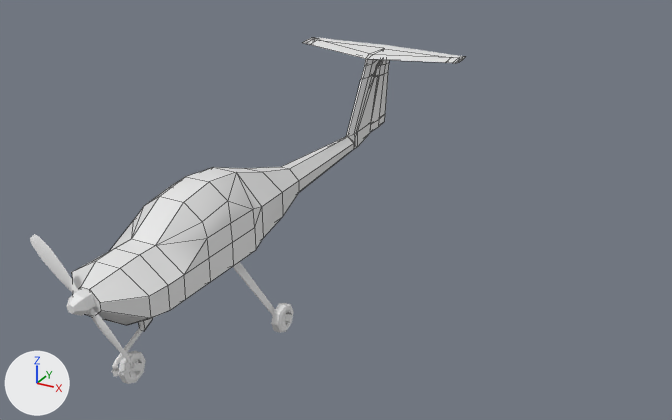
The Blender file resources/trainer/outside.blend as it was, and as the next commit left it.
Rendered twice from a camera (50 mm lens) standing at (6.22, -5.83, 4.63) and looking at (1.2, 3.31, 0.06). Lighting does not change. The marker at lower left points along +X, +Y and +Z. Mesh edges are drawn as thin lines on the coarser meshes.

The scene before the commit, as lines of its bpy script (objects in view):
```python
me_cube_006 = bpy.data.meshes.new('Cube.006')
me_cube_006.from_pydata(...)  # 182 vertices, 196 faces; spans x -7.8..7.8, y -2.2..39.1, z -3.7..6.3
me_cube_006.polygons.foreach_set('use_smooth', [True] * 196)
me_cylinder = bpy.data.meshes.new('Cylinder')
me_cylinder.from_pydata(...)  # 56 vertices, 62 faces; spans x -0.047..0.047, y -0.181..0.181, z -0.181..0.181
me_cylinder.polygons.foreach_set('use_smooth', [True] * 62)
me_cylinder_003 = bpy.data.meshes.new('Cylinder.003')
me_cylinder_003.from_pydata(...)  # 62 vertices, 60 faces; spans x -0.84..0.84, y -0.11..0.13, z -0.13..0.13
me_cylinder_003.polygons.foreach_set('use_smooth', [True] * 60)
ob_fuselage = bpy.data.objects.new('fuselage', me_cube_006)
ob_fuselage.location = (0.004, 0.593, 0.09)
ob_fuselage.scale = (0.168, 0.168, 0.168)
ob_prop = bpy.data.objects.new('prop', me_cylinder_003)
ob_prop.location = (0.0, 0.111, 0.0)
ob_prop.rotation_euler = (0.0, 0.785, 0.0)  # degrees (0, 45, 0)
ob_wheel_front = bpy.data.objects.new('wheel-front', me_cylinder)
ob_wheel_front.location = (0.08, 0.701, -1.056)
# also in view: 'rudder' at (0.0, 6.91, 0.44)
```
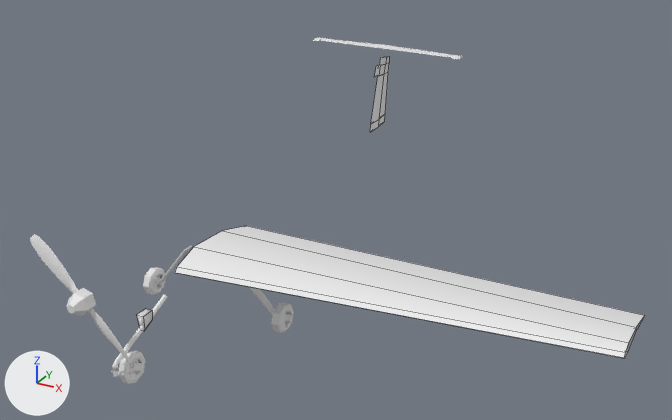
Commit message: [res] (trainer) rough wing shape

Boxes (x1, y1, x2, y2) around the edits, measured in the pictures (672 x 420 px):
'fuselage', hidden
    before: (72, 38, 465, 325)
'Circle', added
    after: (175, 226, 645, 358)

The change, as a list of edits to the scene's bpy script:
```text
Add me_circle_001:
    me_circle_001.from_pydata([(0.17, 2.8, 0.0), (-0.17, 1.51, 0.0), (-0.24, 0.09, 0.0), (0.04, -0.74, 0.0), (0.18, -0.85, 0.0), (0.29, -0.65, 0.0), (0.31, -0.06, 0.0), (0.11, 1.41, 0.0), (-0.77, 1.41, 12.5), (-0.99, 0.35, 12.5), (-0.98, -0.39, 12.5), (-0.86, -0.64, 12.5), (-0.77, -0.74, 12.5), (-0.67, -0.57, 12.5), (-0.67, -0.26, 12.5), (-0.81, 0.59, 12.5)], [], [(7, 15, 14, 6), (5, 13, 12, 4), (3, 11, 10, 2), (1, 9, 8, 0), (0, 8, 15, 7), (6, 14, 13, 5), (4, 12, 11, 3), (2, 10, 9, 1)])
    me_circle_001.polygons.foreach_set('use_smooth', [True] * 8)
Change ob_fuselage:
    add ob_fuselage.hide_set(True)
Add ob_circle:
    ob_circle = bpy.data.objects.new('Circle', me_circle_001)
    ob_circle.location = (0.0, 1.981, -0.265)
    ob_circle.rotation_euler = (0.0, 1.571, 0.0)  # degrees (0, 90, 0)
    ob_circle.scale = (0.403, 0.403, 0.403)
```
